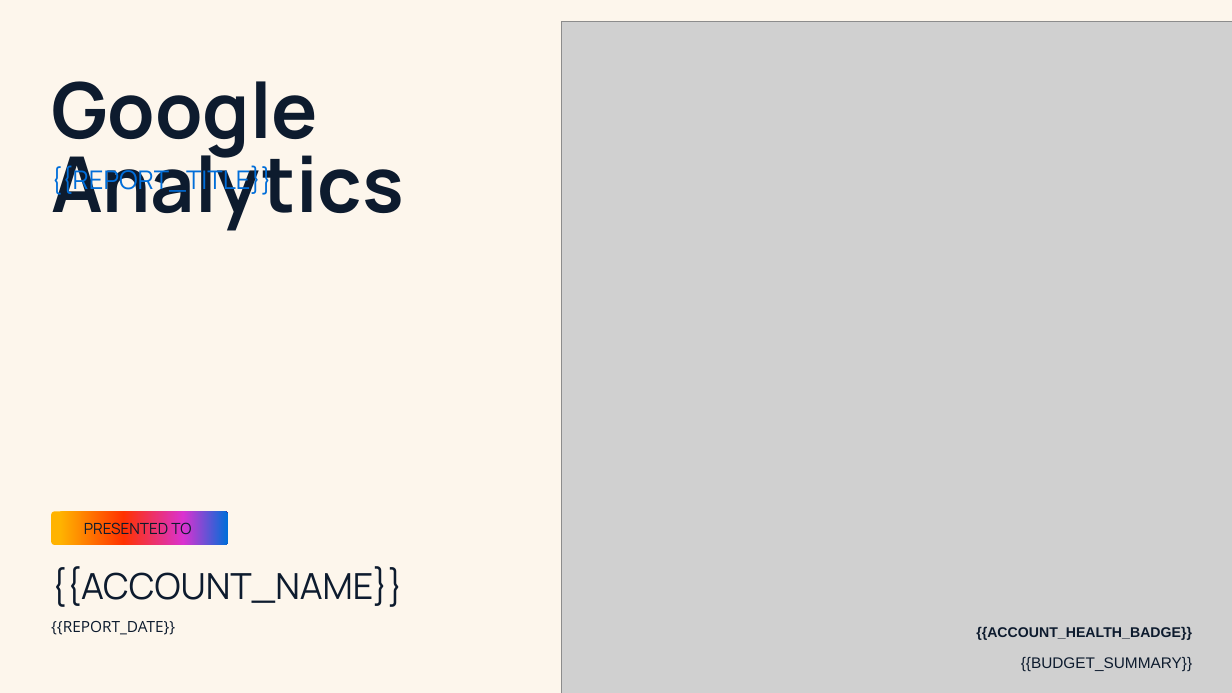
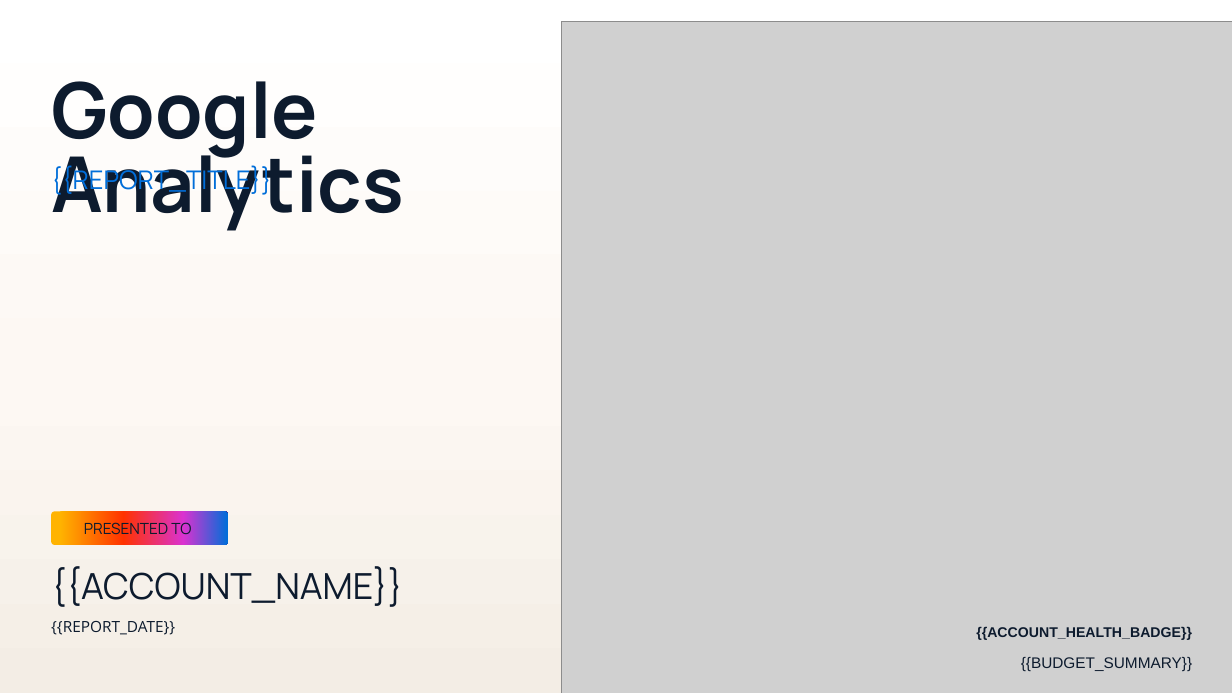
Before and after one commit to nextreport-app/NRE, a slide deck: slide 1 of templates/ga4-light.pptx. Drawn at 1232x693 pixels with LibreOffice and Linux fonts; fonts in the diff are those of the drawing; grey boxes stand for pictures; background and template pictures are left out. Boxes give left, top, right and bottom in pixels: in the first picture for what was removed or moved away, otherwise in the second. Text is boxed around its words. In the diff, an @@ line names an element or a change of style, - is before the commit and + after.

```diff
--- a/templates/ga4-light.pptx
+++ b/templates/ga4-light.pptx
@@ rectangle added at (0, 0, 1232, 7), fill gradient #016ED9 to #FF3200 to #FFB300 to #DA32D0 @@
@@ rectangle added at (0, 0, 1232, 693), fill gradient #FFFFFF to #FDF8F3 to #F3EDE5 @@
```
Also in this commit, not shown: 3 other slides changed, 10 other files.
